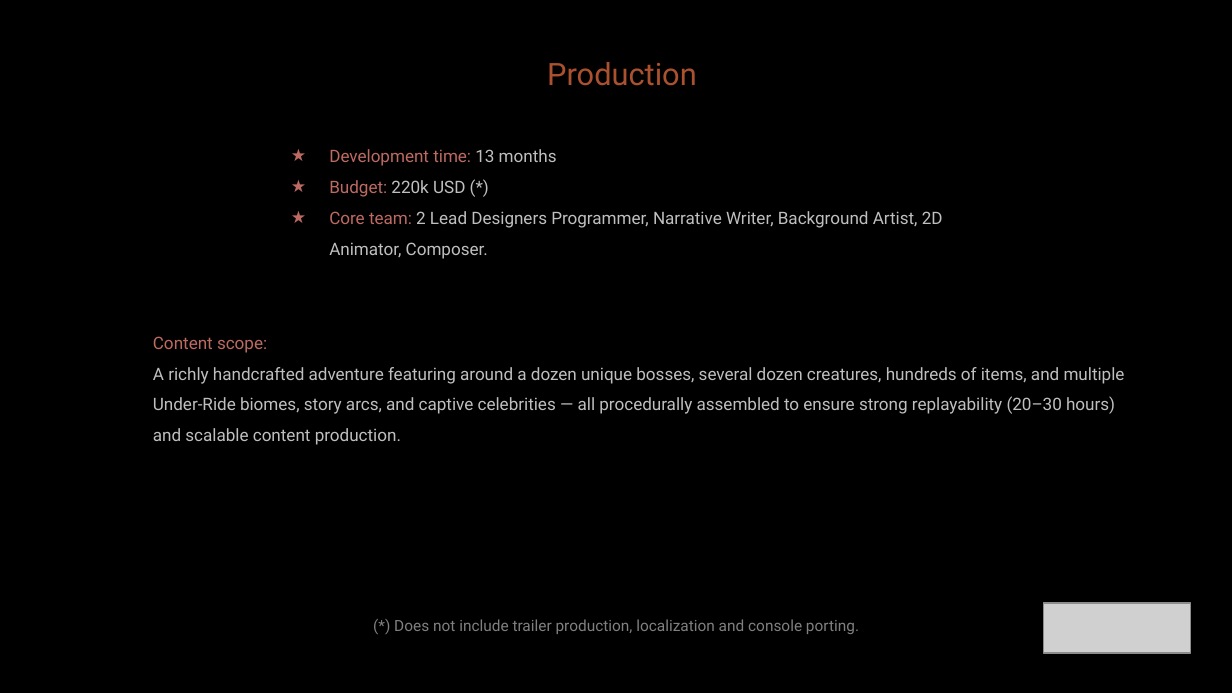
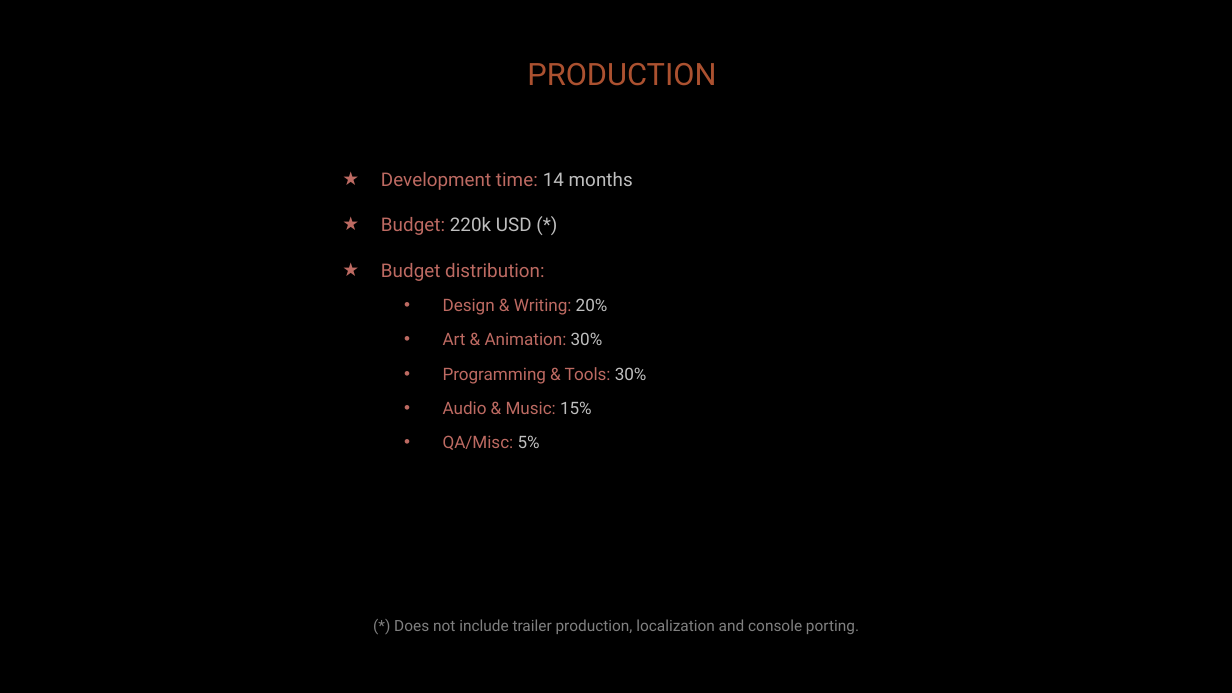
Before and after one commit to diegohcanepa/Remizione, a slide deck: slide 13 of Pitch Deck.pptx (slide 14 before the commit). Drawn at 1232x693 pixels with LibreOffice and Linux fonts; fonts in the diff are those of the drawing; grey boxes stand for pictures; background and template pictures are left out. Boxes give left, top, right and bottom in pixels: in the first picture for what was removed or moved away, otherwise in the second. Text is boxed around its words. In the diff, an @@ line names an element or a change of style, - is before the commit and + after.

```diff
--- a/Pitch Deck.pptx
+++ b/Pitch Deck.pptx
@@ text at (527, 63, 716, 86): text changed @@
-Production
+PRODUCTION
@@ subtitle "Development time: 14 months": place and size @@
-subtitle "Development time: 14 months" at (329, 149, 943, 259)
+subtitle "Development time: 14 months" at (381, 172, 647, 450)
@@ subtitle at (381, 172, 633, 190): text changed; size 10 to 11 pt @@
-★ Development time: 13 months
+★ Development time: 14 months
@@ subtitle at (381, 217, 532, 235): size 10 to 11 pt in "Budget: 220k USD (*)"; line spacing 1.5 to 1 @@
@@ subtitle at (381, 263, 647, 450): text changed; text colour #BFBFBF to #BD6A62 @@
-★ Core team: 2 Lead Designers Programmer, Narrative Writer, Background Artist, 2D Animator, Composer.
+★ Budget distribution:
+  • Design & Writing: 20%
+  • Art & Animation: 30%
+  • Programming & Tools: 30%
+  • Audio & Music: 15%
+  • QA/Misc: 5%
@@ text removed at (153, 336, 1125, 445) @@
-Content scope:
-A richly handcrafted adventure featuring around a dozen unique bosses, several dozen creatures, hundreds of items, and multiple Under-Ride biomes, story arcs, and captive celebrities — all procedurally assembled to ensure strong replayability (20–30 hours) and scalable content production.
@@ picture removed at (1044, 602, 1191, 653) @@
```
Also in this commit, not shown: 13 other slides changed, 1 slide added, 2 slides removed, 5 other files.
